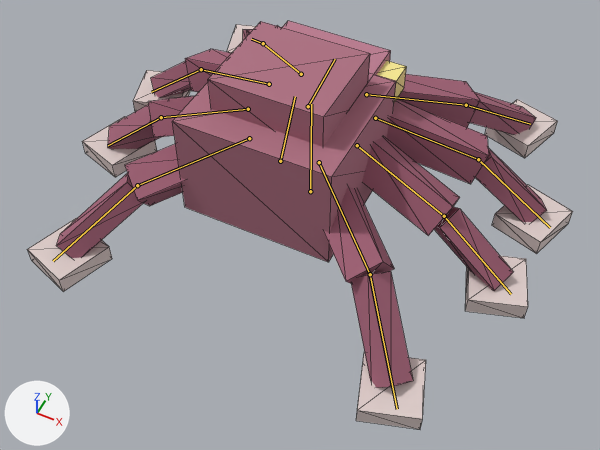
The glTF model assets/enemies/octopus_01/octopus_rigged.glb, before and after one commit.
Camera for both pictures: a camera (50 mm lens) standing at (0.736, -1.541, 1.753) and looking at (0.066, -0.2, 0.078). The axes (+X, +Y, +Z) are drawn at lower left. The lights are the same throughout. The first picture is the older version. Both versions are drawn at frame 13 of the action 'Walk'; the numbers are the values there. The bones that bend it are drawn over the model as lines. Mesh edges are drawn as thin lines.

The first picture shows 'GEO-octopus_body'.
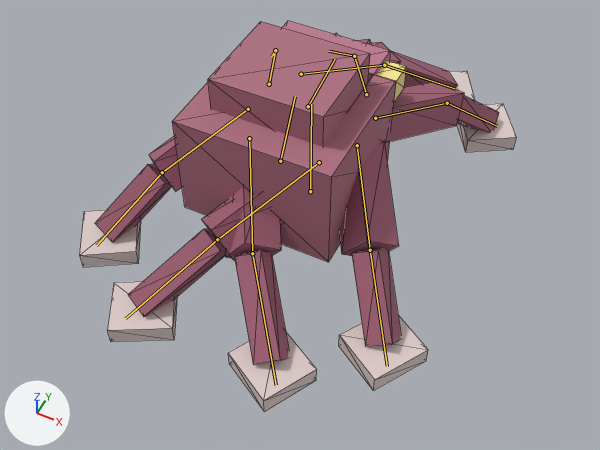
Commit message: assets(enemy): 章鱼 Walk 缩周期(25→13)+掠幅加大 ⇒ want 5.56→1.31（T12a-2）

Boxes [x1, y1, x2, y2] around the edits, measured in the pictures (600 x 450 px):
'GEO-octopus_body', posed (20% narrower): before [27, 21, 573, 429]; after [80, 21, 517, 411]
bone 'arm1.L', root to tip: before (366, 94) to (466, 105); after (366, 94) to (354, 56)
bone 'arm1.R', root to tip: before (301, 74) to (263, 43); after (301, 74) to (384, 65)
bone 'arm2.L', root to tip: before (375, 118) to (478, 159); after (375, 118) to (447, 103)
bone 'arm2.R', root to tip: before (269, 84) to (201, 69); after (269, 84) to (275, 50)
bone 'arm3.L', root to tip: before (357, 145) to (444, 216); after (357, 145) to (370, 250)
bone 'arm3.R', root to tip: before (248, 109) to (161, 117); after (248, 109) to (162, 172)
bone 'arm4.L', root to tip: before (319, 162) to (370, 274); after (319, 162) to (217, 239)
bone 'arm4.R', root to tip: before (249, 138) to (137, 185); after (249, 138) to (252, 253)

The change in detail:
Bone 'arm1.L' (bone_arm1_l) turns from (-2, 5, -17) to (-5, -18, 59) degrees about its own x, y and z.
Bone 'arm1.R' (bone_arm1_r) turns from (-2, -5, 17) to (-5, 18, -59) degrees about its own x, y and z.
Bone 'arm2.L' (bone_arm2_l) turns from (-4, 5, -17) to (3, -11, 29) degrees about its own x, y and z.
Bone 'arm2.R' (bone_arm2_r) turns from (-4, -5, 17) to (3, 11, -29) degrees about its own x, y and z.
Bone 'arm3.L' (bone_arm3_l) turns from (8, -7, 14) to (-18, 7, -26) degrees about its own x, y and z.
Bone 'arm3.R' (bone_arm3_r) turns from (8, 7, -14) to (-18, -7, 26) degrees about its own x, y and z.
Bone 'arm4.L' (bone_arm4_l) turns from (14, -7, 8) to (-52, 4, -34) degrees about its own x, y and z.
Bone 'arm4.R' (bone_arm4_r) turns from (14, 7, -8) to (-52, -4, 34) degrees about its own x, y and z.
